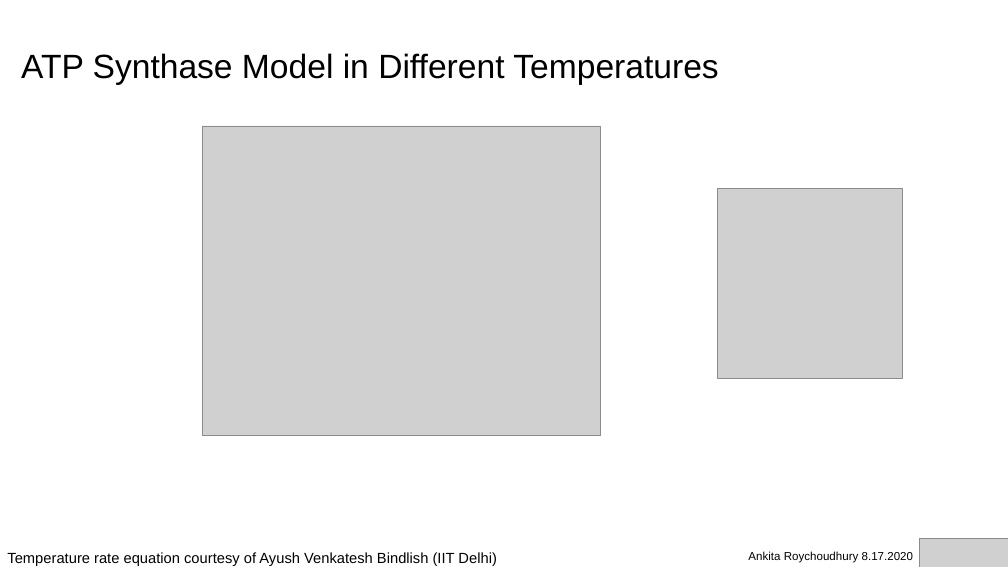
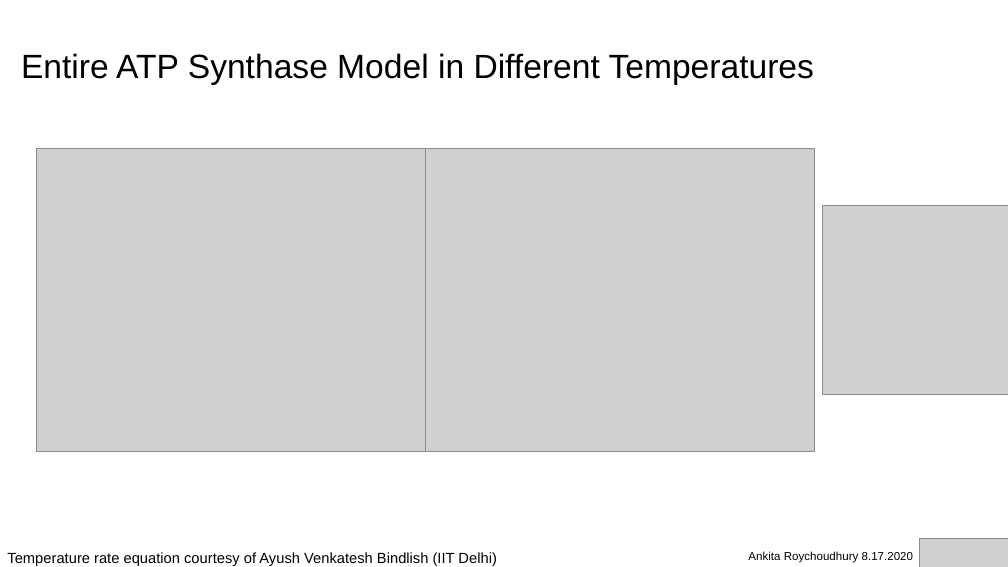
Before and after one commit to AnkitaRoychoudhury/ug_murray, a slide deck: slide 11 of miscellaneous/presentations/20200817_murray_mtg.pptx. Drawn at 1008x567 pixels with LibreOffice and Linux fonts; fonts in the diff are those of the drawing; grey boxes stand for pictures. Boxes give left, top, right and bottom in pixels: in the first picture for what was removed or moved away, otherwise in the second. Text is boxed around its words. In the diff, an @@ line names an element or a change of style, - is before the commit and + after.

```diff
--- a/miscellaneous/presentations/20200817_murray_mtg.pptx
+++ b/miscellaneous/presentations/20200817_murray_mtg.pptx
@@ title at [21,53,814,85]: text changed @@
-ATP Synthase Model in Different Temperatures
+Entire ATP Synthase Model in Different Temperatures
@@ picture: place and size @@
-picture at [203,126,601,436]
+picture at [36,149,425,451]
@@ picture added at [426,149,814,451] @@
@@ picture: place and size @@
-picture at [718,189,903,378]
+picture at [823,206,1008,395]
```
Also in this commit, not shown: 9 other slides changed, 1 slide added, 1 slide removed, 21 other files.
